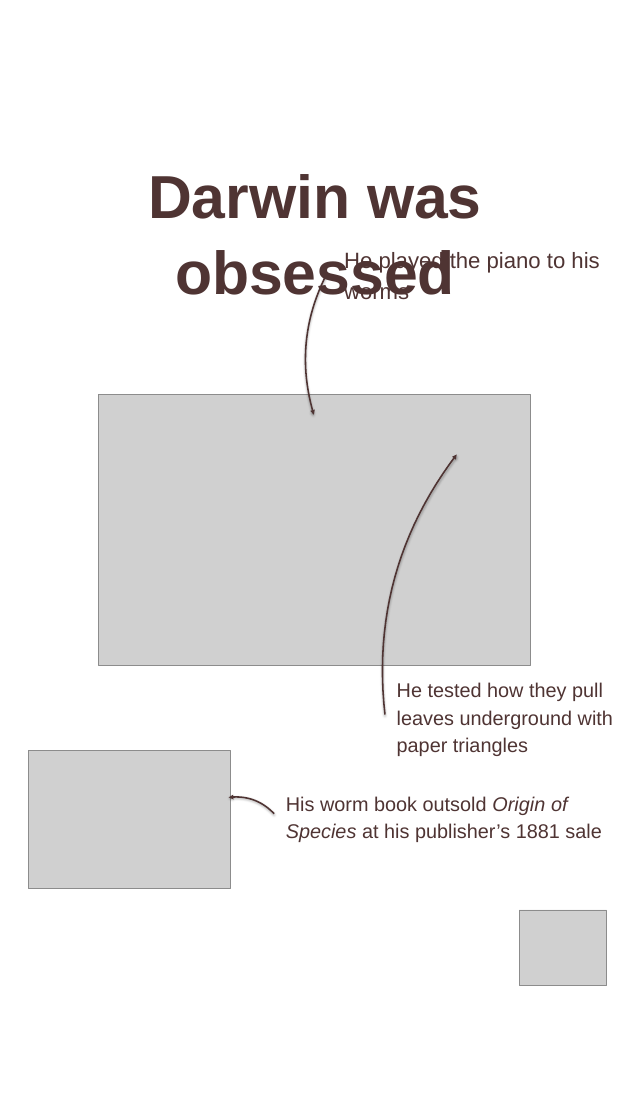
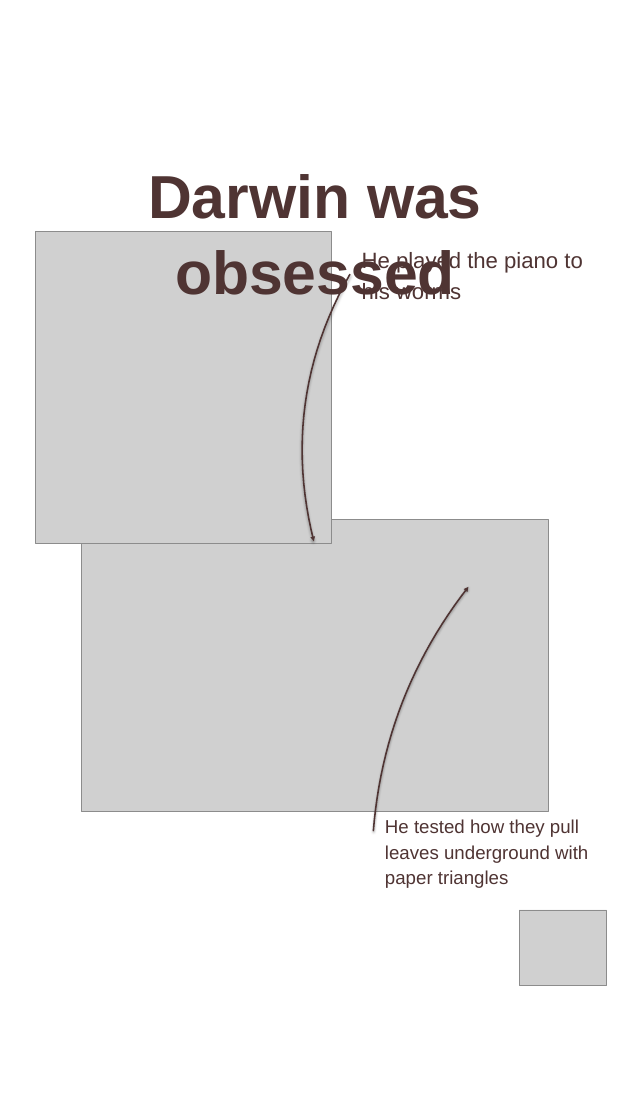
Before and after one commit to linneamoritznyc/final-SFWsite-Linnea, a slide deck: slide 3 of social/earthworm-day-2026-10-21/21-10-2026-wed-ig-story-earthworm.pptx. Drawn at 630x1120 pixels with LibreOffice and Linux fonts; fonts in the diff are those of the drawing; grey boxes stand for pictures. Boxes give left, top, right and bottom in pixels: in the first picture for what was removed or moved away, otherwise in the second. Text is boxed around its words. In the diff, an @@ line names an element or a change of style, - is before the commit and + after.

```diff
--- a/social/earthworm-day-2026-10-21/21-10-2026-wed-ig-story-earthworm.pptx
+++ b/social/earthworm-day-2026-10-21/21-10-2026-wed-ig-story-earthworm.pptx
@@ picture added at (x1=35, y1=231, x2=331, y2=543) @@
@@ text at (x1=362, y1=251, x2=582, y2=299): spaces changed @@
-He played the piano to his
-worms
+He played the piano to
+his worms
@@ freeform shape resized from (x1=305, y1=274, x2=326, y2=415) to (x1=302, y1=274, x2=350, y2=542) @@
@@ picture resized from (x1=99, y1=395, x2=531, y2=665) to (x1=81, y1=520, x2=548, y2=812) @@
@@ freeform shape resized from (x1=382, y1=454, x2=457, y2=715) to (x1=374, y1=587, x2=469, y2=831) @@
@@ picture removed at (x1=28, y1=750, x2=230, y2=889) @@
@@ freeform shape removed at (x1=228, y1=797, x2=274, y2=814) @@
@@ text removed at (x1=286, y1=796, x2=601, y2=842) @@
-His worm book outsold Origin of
-Species at his publisher’s 1881 sale
@@ text "He tested how they pull" moved from (x1=397, y1=682, x2=613, y2=756) to (x1=385, y1=819, x2=588, y2=888) @@
@@ text "He tested how they pull" at (x1=385, y1=819, x2=588, y2=888): size 25.5 to 24 pt @@
```
Also in this commit, not shown: 1 other slide changed, 5 other files.
